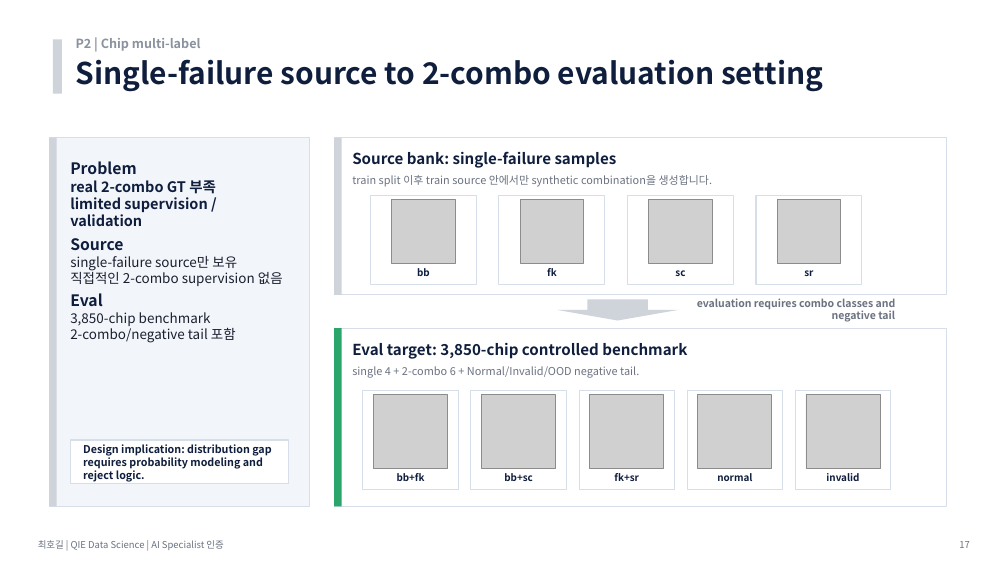
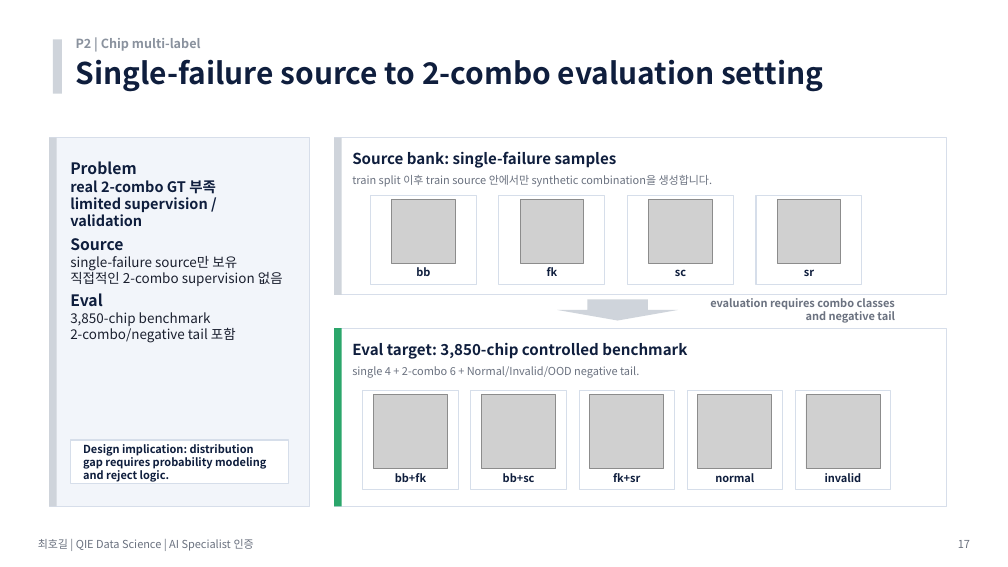
Before and after one commit to hogil/fbm_paper, a slide deck: slide 17 of recommendation/presentation/'26년 AI Specialist 면점 심사 자료_메모리사업부_최호길.pptx. Drawn at 1008x567 pixels with LibreOffice and Linux fonts; fonts in the diff are those of the drawing; grey boxes stand for pictures. Boxes give left, top, right and bottom in pixels: in the first picture for what was removed or moved away, otherwise in the second. Text is boxed around its words. In the diff, an @@ line names an element or a change of style, - is before the commit and + after.

Commit message:
Deduplicate AI specialist deck metrics

```diff
--- a/recommendation/presentation/'26년 AI Specialist 면점 심사 자료_메모리사업부_최호길.pptx
+++ b/recommendation/presentation/'26년 AI Specialist 면점 심사 자료_메모리사업부_최호길.pptx
@@ text "evaluation requires combo classes and ..." at bbox=[710, 298, 895, 323]: size 10 to 10.5 pt @@
@@ text "Design implication: distribution gap requires ..." at bbox=[83, 444, 266, 482]: size 10.2 to 10.5 pt @@
@@ size 9.4 to 10.5 pt in 8 elements at bbox=[416, 267, 430, 276], bbox=[675, 269, 686, 276], bbox=[804, 269, 814, 276], bbox=[395, 473, 426, 482], bbox=[503, 473, 535, 482], bbox=[613, 473, 640, 482], bbox=[715, 473, 754, 482], bbox=[825, 473, 862, 482] @@
@@ text "최호길 | QIE Data Science ..." at bbox=[38, 539, 254, 551]: size 9 to 10.5 pt @@
@@ text "17" at bbox=[958, 540, 970, 548]: size 9 to 10.5 pt @@
```
Also in this commit, not shown: 25 other slides changed, 2 other files.
